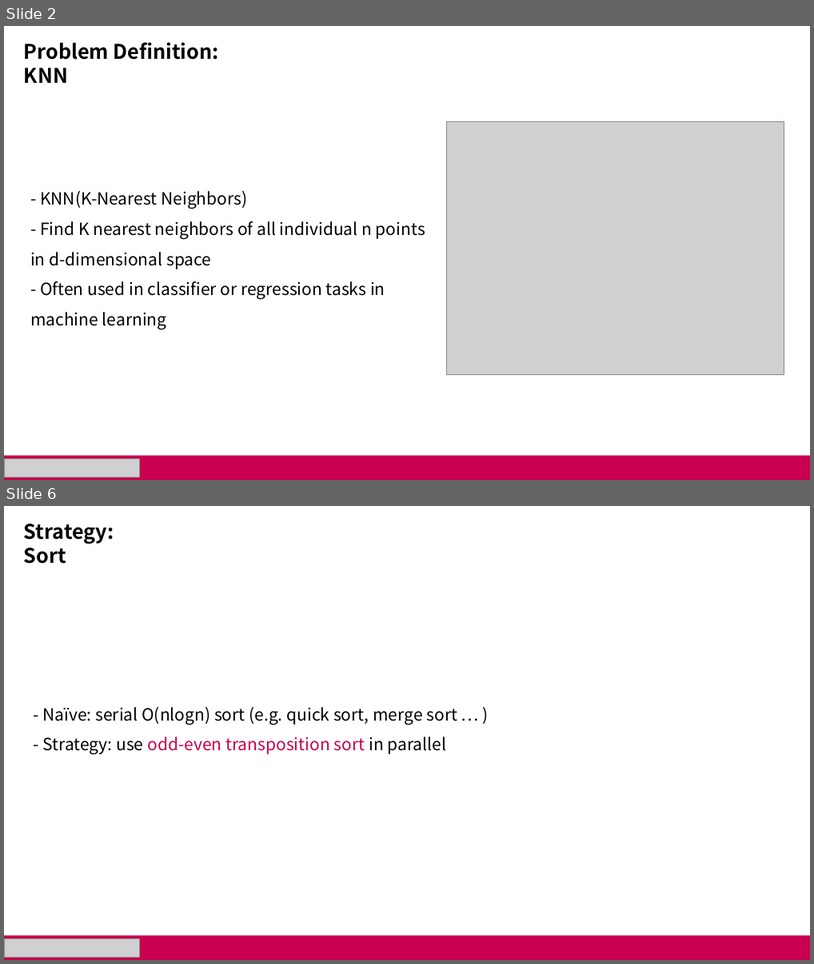
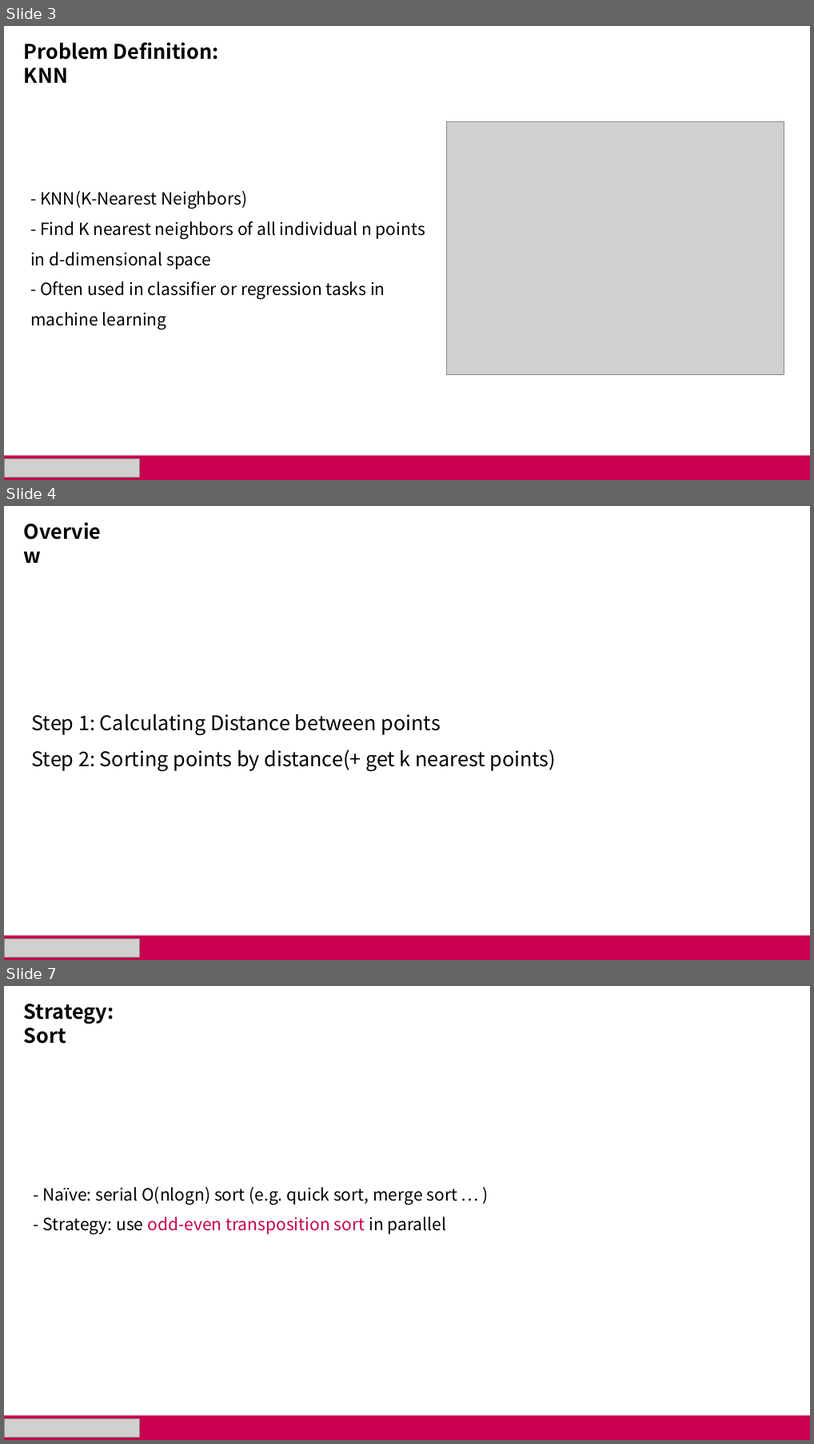
Before and after one commit to minsusun/csed490c-01, a slide deck: Project/presentation.pptx. Shown one above the other, each under a label of ours: slides 2 and 6 before the commit, slides 3, 4 and 7 after it; the slides between them are not shown. The pictures are 814x964 and 814x1444 pixels, drawn with LibreOffice and Linux fonts; fonts in the diff are those of the drawing; grey boxes stand for pictures. Boxes give left, top, right and bottom in pixels: in the first picture for what was removed or moved away, otherwise in the second. Text is boxed around its words. In the diff, an @@ line names an element or a change of style, - is before the commit and + after.

```diff
--- a/Project/presentation.pptx
+++ b/Project/presentation.pptx
@@ slide 4 added at <box>4,506,810,960</box>, background #FFFFFF @@
@@ text added at <box>18,516,118,546</box>, 24 pt, text #000000, bold @@
+Overview
@@ text added at <box>32,714,556,772</box>, 24 pt, text #000000 @@
+Step 1: Calculating Distance between points
+Step 2: Sorting points by distance(+ get k nearest points)
@@ rectangle added at <box>4,936,810,960</box>, fill #C8004F @@
@@ picture added at <box>4,939,139,957</box> @@
@@ what was slide 2 is now slide 3 @@
@@ what was slide 6 is now slide 7 @@
```
Also in this commit, not shown: 2 slides changed, 2 other slides added, 1 other file.
